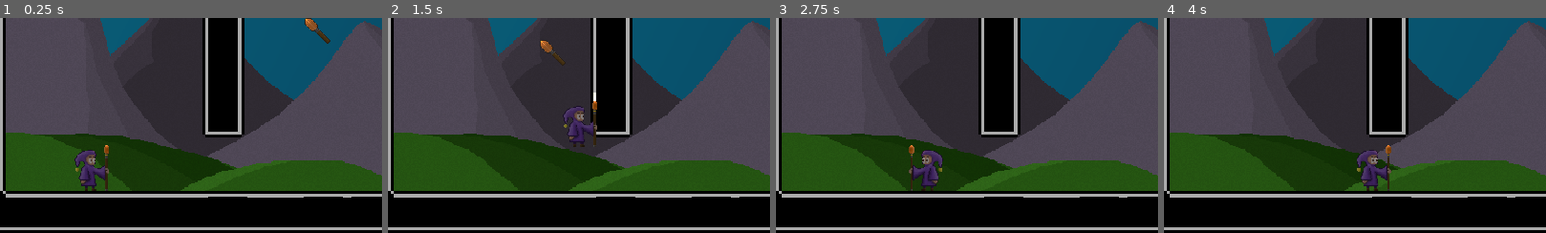
Above: before the commit, frames 1-4 (left to right).
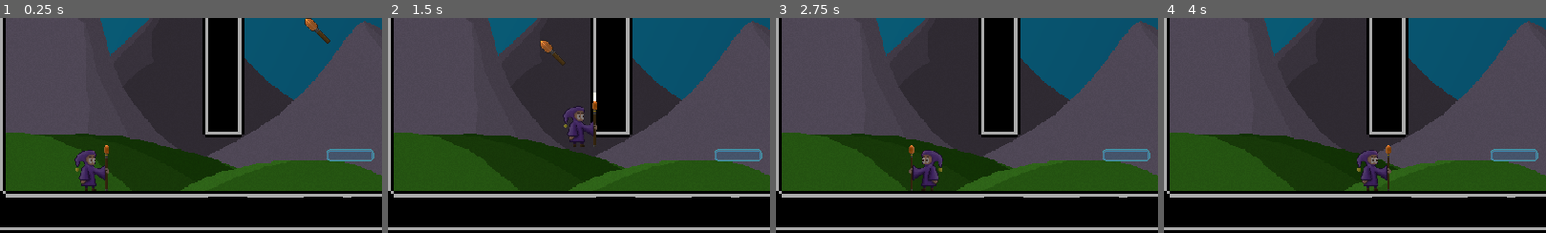
Above: after the commit, the same moments.

Repository: G-Milzink/LittleWizard
Game: Godot game, scene res://main.tscn
Same seed, same stepped clock (60 frames per second), same inputs: the game is played once before the commit and once after it.
Inputs (mouse positions are % of the whole screen's width and height, from its top left):
- Up to frame 1 (0.25 s): no input
- Up to frame 2 (1.5 s): tap Enter at 0.5 s; move the mouse to (72, 45) at 0.52 s; hold D (move_right) from 0.53 s (still down); tap E (action) at 0.6 s; tap W (jump) at 0.77 s; move the mouse to (30, 55) at 1.27 s; click (30, 55) at 1.35 s
- Up to frame 3 (2.75 s): tap W (jump) at 1.52 s; move the mouse to (60, 28) at 2.02 s; release D (move_right) at 2.03 s; hold A (move_left) from 2.03 s (still down); right-click (60, 28) at 2.1 s
- Up to frame 4 (4 s): move the mouse to (45, 70) at 2.77 s; release A (move_left) at 2.78 s; hold D (move_right) from 2.78 s (still down); tap E (action) at 2.85 s; tap W (jump) at 3.02, 3.77 s; move the mouse to (80, 65) at 3.52 s; click (80, 65) at 3.6 s
The pictures show only the part of the screen within x 10-60%, y 50-100%; the shares and areas given below are measured in that part.

The runs differ from the first frame. In frame 1, 0.3% of the frame differs, in the area x 85-98%, y 60-67%; in frame 2, 0.3%; in frame 3, 0.3%; in frame 4, 0.3%.

Commit message:
Fix spell selection bug: selectyion area remained active while menu was closed. Create platform-spell-scene/artwork

Diff:
--- a/scenes/maps/ench_forest.tscn
+++ b/scenes/maps/ench_forest.tscn
@@ -10,6 +10,7 @@
 [ext_resource type="Texture2D" uid="uid://brhqgedoclx1t" path="res://0_PNG/paralax/EnchantedForest/EnchantedForest_Clouds_front.png" id="5_ilnd2"]
 [ext_resource type="Texture2D" uid="uid://ckf4gm1blaxnd" path="res://0_PNG/paralax/EnchantedForest/EnchantedForest_fields.png" id="6_o4yhk"]
 [ext_resource type="PackedScene" uid="uid://cpkhp0eynbfj1" path="res://scenes/creatures/moss_guy.tscn" id="10_k8j7p"]
+[ext_resource type="PackedScene" uid="uid://cbykmai6pnpdq" path="res://scenes/spells/platform_spell.tscn" id="11_udbad"]
 
 [sub_resource type="RectangleShape2D" id="RectangleShape2D_r887s"]
 size = Vector2(24, 132)
@@ -107,4 +108,7 @@
 [node name="MossGuy2" parent="creatures" instance=ExtResource("10_k8j7p")]
 position = Vector2(2977, 612)
 
+[node name="PlatformSpell" parent="." instance=ExtResource("11_udbad")]
+position = Vector2(-182, 596)
+
 [connection signal="body_entered" from="Transitions/EnchForest_to_WizSchool/Area2D" to="Transitions/EnchForest_to_WizSchool" method="_on_area_2d_body_entered"]
--- /dev/null
+++ b/scenes/spells/platform_spell.tscn
@@ -0,0 +1,11 @@
+[gd_scene load_steps=2 format=3 uid="uid://cbykmai6pnpdq"]
+
+[ext_resource type="Texture2D" uid="uid://da261iaiwehjo" path="res://0_PNG/spells/Platform.png" id="1_1hye1"]
+
+[node name="PlatformSpell" type="StaticBody2D"]
+
+[node name="Sprite2D" type="Sprite2D" parent="."]
+texture = ExtResource("1_1hye1")
+
+[node name="CollisionPolygon2D" type="CollisionPolygon2D" parent="."]
+polygon = PackedVector2Array(-28, -8, 28, -8, 30, -7, 31, -6, 32, -4, 32, 4, 31, 6, 30, 7, 28, 8, -28, 8, -30, 7, -31, 6, -32, 4, -32, -4, -31, -6, -30, -7)
--- a/scripts/spell_amulet.gd
+++ b/scripts/spell_amulet.gd
@@ -1,22 +1,38 @@
 extends Node2D
 
 @onready var amulet = $"."
+
 @onready var xtal_orange = $xtal_orange
 @onready var xtal_green = $xtal_green
 @onready var xtal_blue = $xtal_blue
 @onready var xtal_purple = $xtal_purple
 
+@onready var area_orange = $area_orange
+@onready var area_green = $area_green
+@onready var area_blue = $area_blue
+@onready var area_purple = $area_purple
+
+
 var previous_spell
 
 func _ready():
 	amulet.visible = false
-	xtal_orange.visible = false
 
 func _process(delta):
+	print(_Globals.current_spell)
 	_Display_Current_Spell()
 	_Detect_Input()
 	if !amulet.visible:
 		position = get_global_mouse_position()
+		area_orange.set_monitoring(false)
+		area_green.set_monitoring(false)
+		area_blue.set_monitoring(false)
+		area_purple.set_monitoring(false)
+	else:
+		area_orange.set_monitoring(true)
+		area_green.set_monitoring(true)
+		area_blue.set_monitoring(true)
+		area_purple.set_monitoring(true)
 
 func _Detect_Input():
 	if Input.is_action_just_pressed("spell_select"):
Binary file added: 0_ASESPRITE/Platform.aseprite
Binary file added: 0_PNG/spells/Platform.png
Not shown, added: 0_PNG/spells/Platform.png.import
Not shown: 1 places in scenes/maps/ench_forest.tscn that only renumber resources
